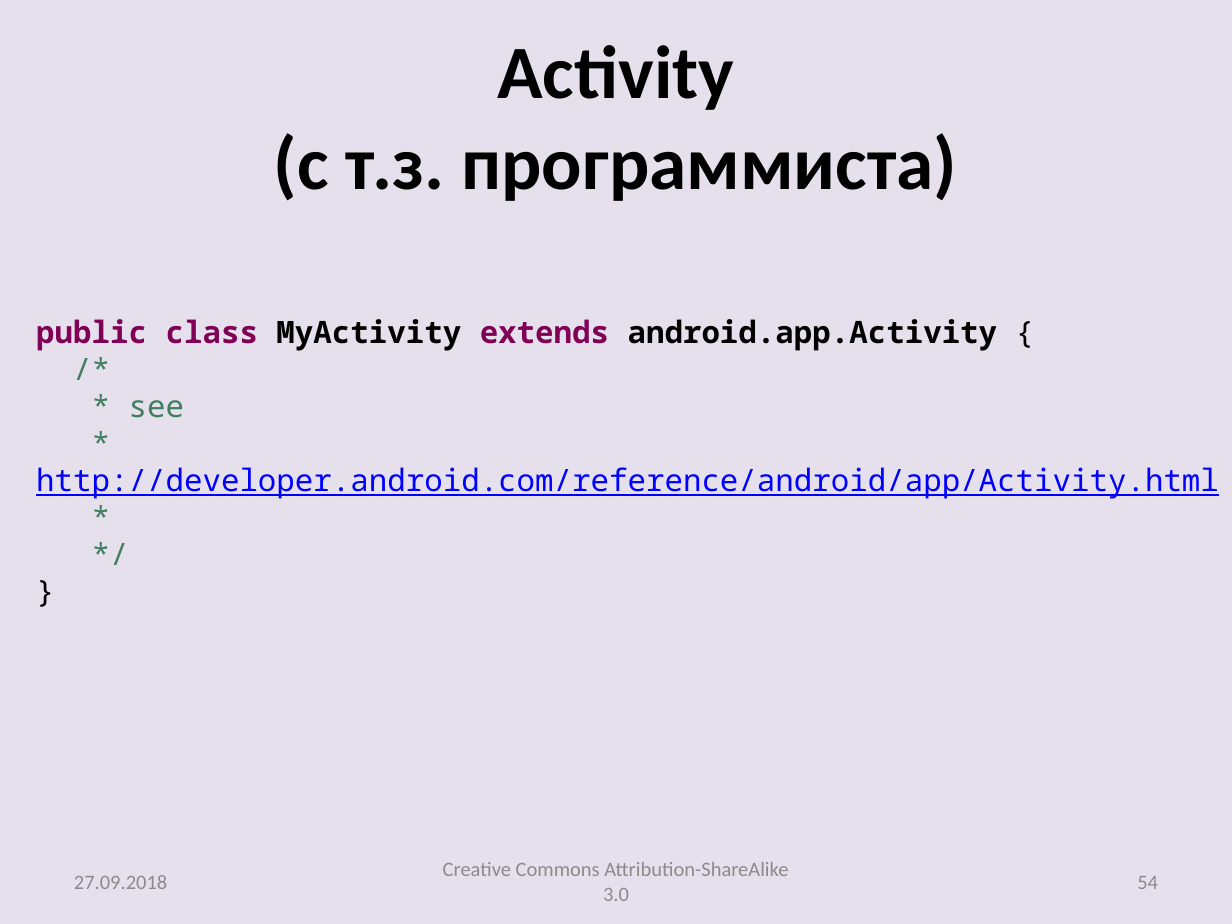
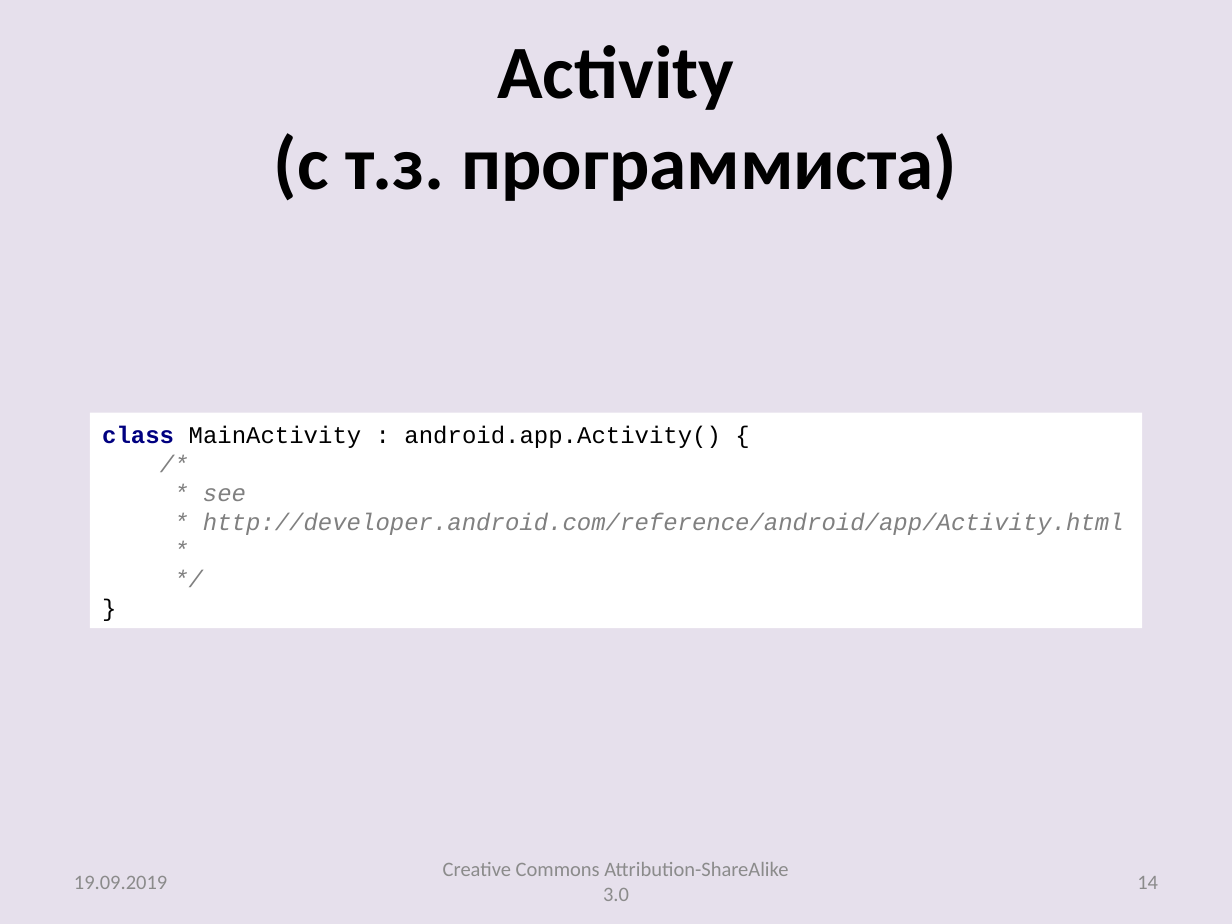
Before and after one commit to andrei-kuznetsov/android-lectures, a slide deck: slide 14 of lectures/Lecture003_AltRes_Activity.pptx (slide 54 before the commit). Drawn at 1232x924 pixels with LibreOffice and Linux fonts; fonts in the diff are those of the drawing. Boxes give left, top, right and bottom in pixels: in the first picture for what was removed or moved away, otherwise in the second. Text is boxed around its words. In the diff, an @@ line names an element or a change of style, - is before the commit and + after.

```diff
--- a/lectures/Lecture003_AltRes_Activity.pptx
+++ b/lectures/Lecture003_AltRes_Activity.pptx
@@ rectangle "class MainActivity : android.app.Activity() { ...": place and size @@
-rectangle "class MainActivity : android.app.Activity() { ..." at [36, 319, 1219, 499]
+rectangle "class MainActivity : android.app.Activity() { ..." at [90, 413, 1142, 628]
@@ rectangle "class MainActivity : android.app.Activity() { ..." at [90, 413, 1142, 628]: vertical alignment top to middle; fill none to #FFFFFF @@
@@ text in rectangle at [102, 426, 1124, 535]: text changed; size 18 to 14 pt; font Noto Sans Mono to Courier New; text colour #0000FF to #808080; italic on @@
-public class MyActivity extends android.app.Activity {
-/*
-* see
-* http://developer.android.com/reference/android/app/Activity.html
-*
-*/
-}
+class MainActivity : android.app.Activity() {
+/*
+* see
+* http://developer.android.com/reference/android/app/Activity.html
+*
+*/
+}
@@ text at [74, 876, 167, 889]: text changed @@
-27.09.2018
+19.09.2019
@@ page number at [1137, 876, 1158, 889]: text changed @@
-54
+14
```
Also in this commit, not shown: 76 other slides changed, 17 slides added, 2 other files.
